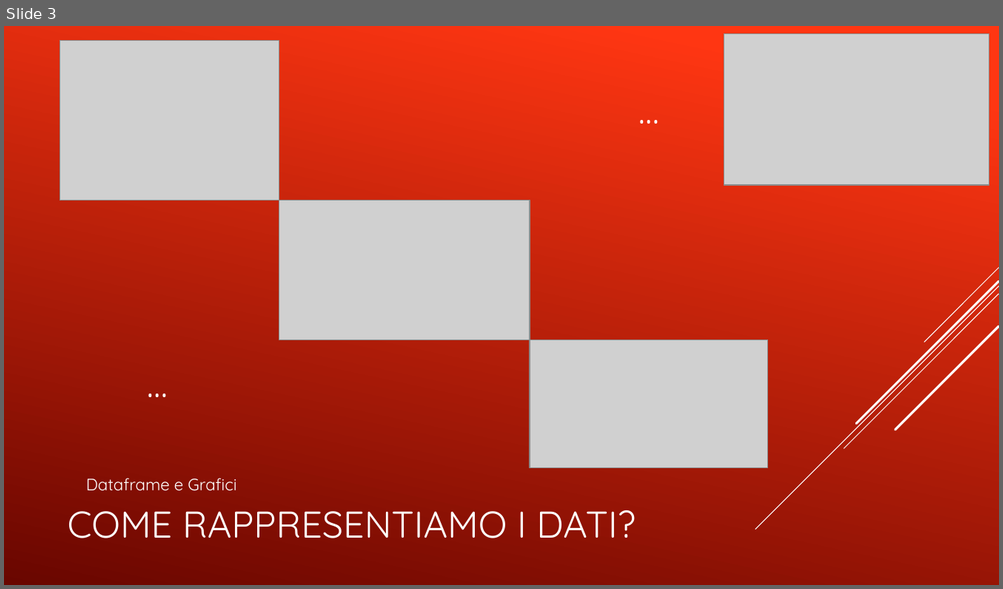
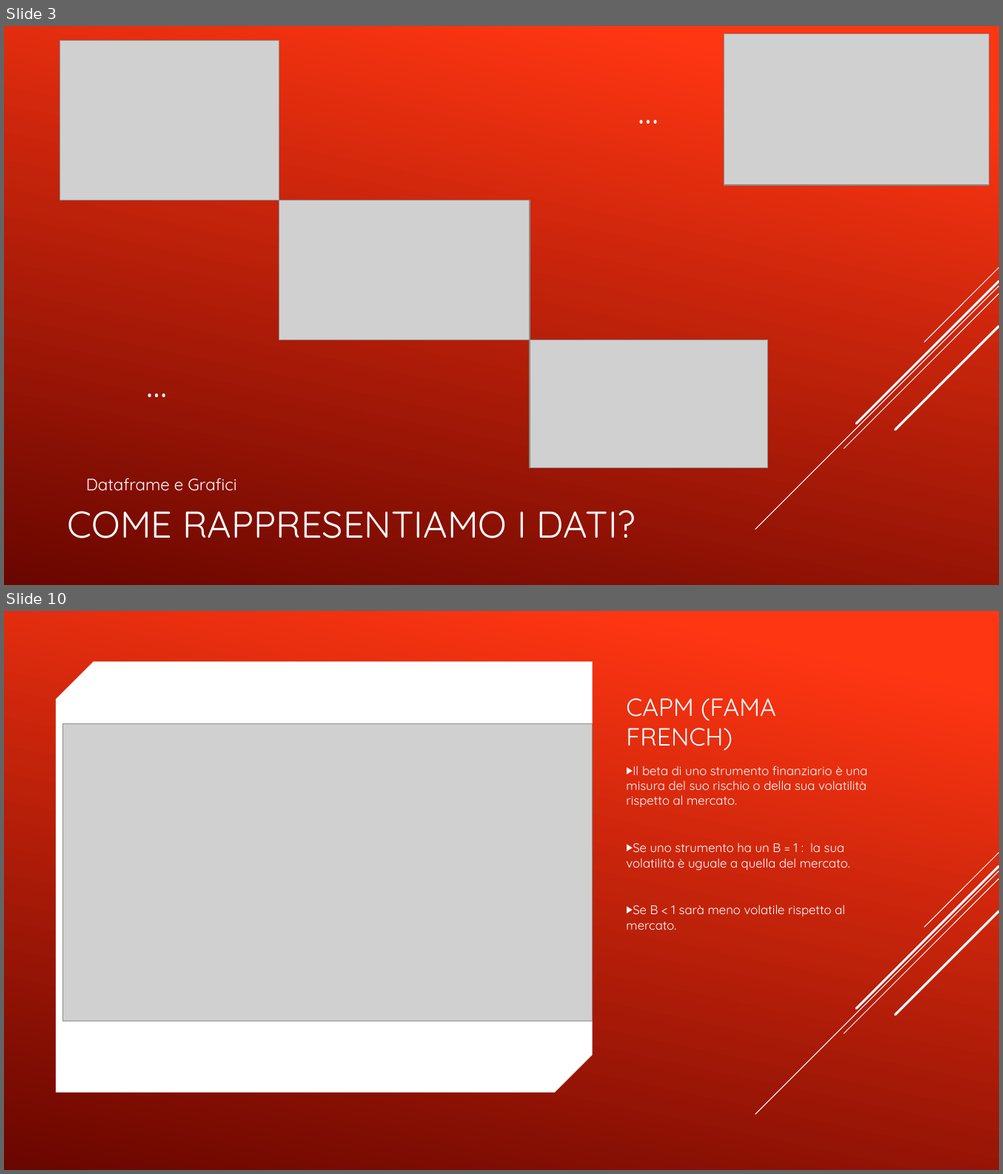
Before and after one commit to Simonotos/BusinessProject, a slide deck: PresentazioneProgettoBFS.pptx. Shown one above the other, each under a label of ours: slide 3 before the commit, slides 3 and 10 after it; the slides between them are not shown. The pictures are 1003x589 and 1003x1174 pixels, drawn with LibreOffice and Linux fonts; fonts in the diff are those of the drawing; grey boxes stand for pictures. Boxes give left, top, right and bottom in pixels: in the first picture for what was removed or moved away, otherwise in the second. Text is boxed around its words. In the diff, an @@ line names an element or a change of style, - is before the commit and + after.

```diff
--- a/PresentazioneProgettoBFS.pptx
+++ b/PresentazioneProgettoBFS.pptx
@@ slide 10 added at (x1=4, y1=611, x2=999, y2=1170), background gradient #FF3712 to #6A0600 @@
@@ snip diag rect added at (x1=56, y1=662, x2=592, y2=1093), fill #FFFFFF @@
@@ title added at (x1=626, y1=698, x2=776, y2=751), 24 pt, text #FFFFFF @@
+CAPM (FAMA FRENCH)
@@ picture added at (x1=63, y1=723, x2=592, y2=1022) @@
@@ text added at (x1=626, y1=766, x2=867, y2=930), 12 pt, text #FFFFFF @@
+▶ Il beta di uno strumento finanziario è una misura del suo rischio o della sua volatilità rispetto al mercato.
+▶ Se uno strumento ha un B = 1 : la sua volatilità è uguale a quella del mercato.
+▶ Se B < 1 sarà meno volatile rispetto al mercato.
@@ group added at (x1=755, y1=853, x2=999, y2=1115): 5 lines @@
```
Also in this commit, not shown: 3 slides changed, 6 other slides added, 3 slides removed.
